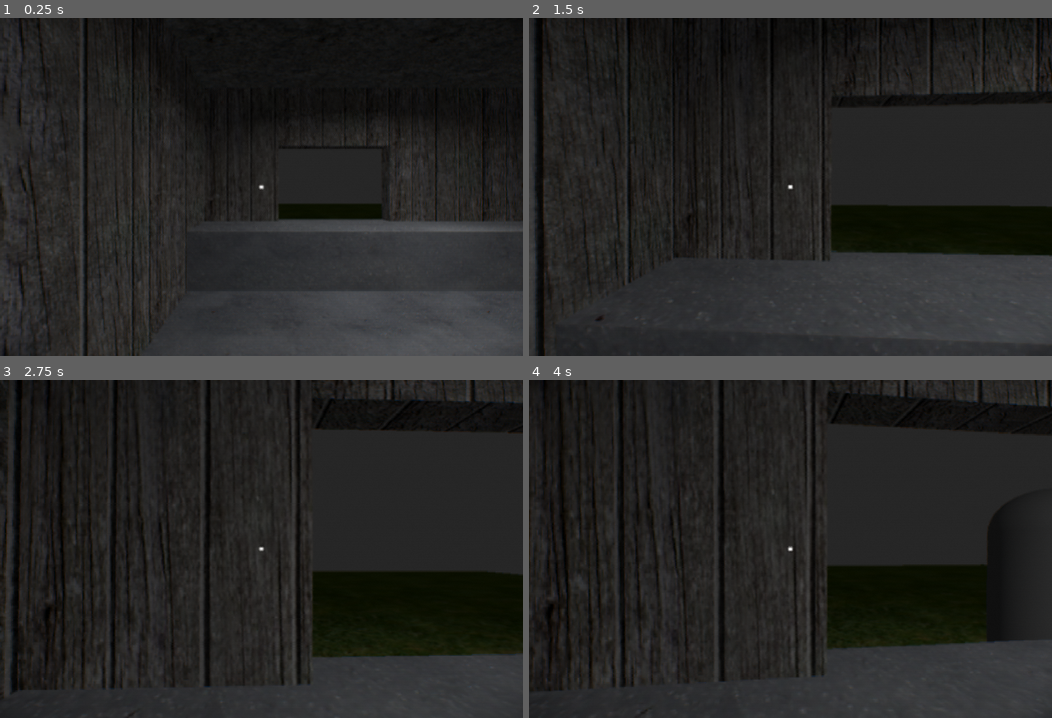
Above: before the commit, frames 1-4 (two rows, left to right).
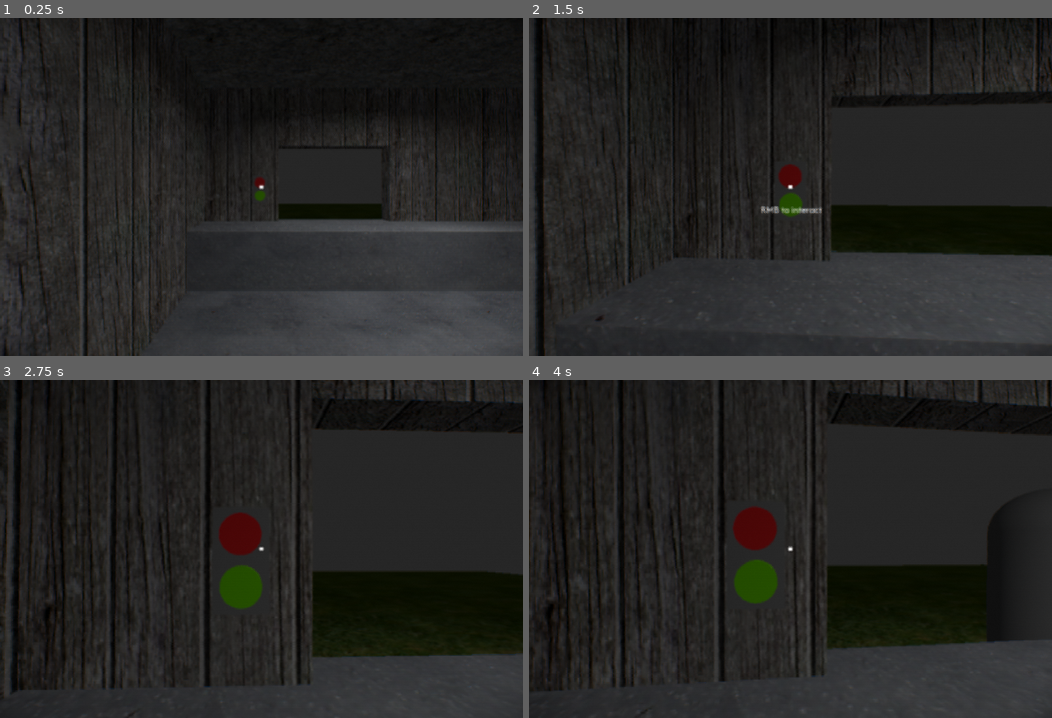
Above: after the commit, the same moments.

Repository: derukaeru/identity
Game: Godot game, scene res://src/scenes/main/main.tscn
Same seed, same stepped clock (60 frames per second), same inputs: the game is played once before the commit and once after it.
Inputs (mouse positions are in pixels of both pictures, inside the frame that each line leads up to):
- Up to frame 1 (0.25 s): no input
- Up to frame 2 (1.5 s): tap Enter at 0.5 s; move the mouse to (816, 187) at 0.52 s; hold W (forward) from 0.53 s (still down); tap Alt at 0.6 s; click (816, 187) at 0.67 s; move the mouse to (764, 187) at 1.27 s; tap Shift at 1.35 s
- Up to frame 3 (2.75 s): keep holding W (forward); move the mouse to (271, 542) at 2.02 s; tap Alt at 2.1 s
- Up to frame 4 (4 s): keep holding W (forward); tap Space at 2.75 s; move the mouse to (785, 555) at 2.77 s; tap Shift at 2.85 s; click (785, 555) at 2.92 s; tap Enter at 3.5 s; move the mouse to (827, 552) at 3.52 s; tap Alt at 3.6 s

The runs differ from the first frame. In frame 1, less than 0.1% of the frame differs, in the area x 48-51%, y 47-55%; in frame 2, 0.6%; in frame 3, 1.6%; in frame 4, 1.7%, in the area x 38-48%, y 37-67%.

Commit message:
feat: added approve and deny button

Diff:
--- a/src/scenes/entities/visitor.gd
+++ b/src/scenes/entities/visitor.gd
@@ -25,7 +25,8 @@
 @export var speed: float = 2.0
 
 func _ready() -> void:
-	pass
+	EventManager.approve_visitor.connect(approved)
+	EventManager.deny_visitor.connect(denied)
 
 func _process(delta: float) -> void:
 	match state:
@@ -36,6 +37,10 @@
 			progress += speed * delta
 
 			if has_arrived():
+				if approved:
+					pass
+				else:
+					pass
 				queue_free()
 		STATES.ENTERING:
 			progress += speed * delta
@@ -49,12 +54,21 @@
 			gave_id = true
 			give_id()
 
-func inspect(approved: bool = false) -> void:
-	pass
+func approved() -> void:
+	if state != STATES.WAITING: return
+	state = STATES.LEAVING
+	accepted = true
+	EventManager.move_visitor.emit(self)
+
+func denied() -> void:
+	if state != STATES.WAITING: return
+	state = STATES.LEAVING
+	accepted = false
+	EventManager.move_visitor.emit(self)
 
 func _on_interactable_component_interacted() -> void:
-	state = STATES.LEAVING
-	EventManager.move_visitor.emit(self)
+	# interrogate
+	pass
 
 func has_arrived() -> bool:
 	if progress_ratio < 1.0: return false
@@ -63,3 +77,4 @@
 func give_id() -> void:
 	var id: Item = load(Registry.UID["id"]).instantiate()
 	EventManager.add_item.emit(id)
+	gave_id = true
--- a/src/scenes/items/id.tscn
+++ b/src/scenes/items/id.tscn
@@ -11,6 +11,7 @@
 [node name="id" type="Area3D" unique_id=1100074241]
 script = ExtResource("1_xbf5n")
 item_name = "id"
+item_scale = 2.0
 metadata/_custom_type_script = "uid://cb3wx8q3miqy4"
 
 [node name="CollisionShape3D" type="CollisionShape3D" parent="." unique_id=1991513318]
--- a/src/scenes/maps/inspection_booth.gd
+++ b/src/scenes/maps/inspection_booth.gd
@@ -8,6 +8,9 @@
 @onready var visitor_spawn: Node3D = $visitor_spawn
 @onready var objects: Node3D = $objects
 @onready var items: Node3D = $items
+
+@onready var deny_button_animation: AnimationPlayer = $objects/deny/DenyButtonAnimation
+@onready var approve_button_animation: AnimationPlayer = $objects/approve/ApproveButtonAnimation
 
 func _ready() -> void:
 	EventManager.move_visitor.connect(move_visitor)
@@ -36,3 +39,11 @@
 
 func add_item(item: Item) -> void:
 	items.add_child(item)
+
+func _on_deny_interacted() -> void:
+	EventManager.deny_visitor.emit()
+	deny_button_animation.play("click")
+
+func _on_approve_interacted() -> void:
+	EventManager.approve_visitor.emit()
+	approve_button_animation.play("click")
--- a/src/scenes/maps/inspection_booth.tscn
+++ b/src/scenes/maps/inspection_booth.tscn
@@ -6,6 +6,7 @@
 [ext_resource type="Texture2D" uid="uid://dfn1vautd7llp" path="res://src/assets/sprites/textures/stone 1.png" id="3_vwel7"]
 [ext_resource type="PackedScene" uid="uid://c3exg7k1p6mx4" path="res://src/scenes/objects/door.tscn" id="5_2jtgy"]
 [ext_resource type="Texture2D" uid="uid://cddk48f5f2d11" path="res://src/assets/sprites/textures/grass2.png" id="6_5x8ml"]
+[ext_resource type="Script" uid="uid://dne60fecxdfcj" path="res://src/scripts/components/interactable_component.gd" id="7_87sxx"]
 
 [sub_resource type="StandardMaterial3D" id="StandardMaterial3D_61erh"]
 albedo_texture = ExtResource("2_vqcny")
@@ -97,6 +98,9 @@
 [sub_resource type="PlaneMesh" id="PlaneMesh_vqcny"]
 size = Vector2(8.5, 5)
 orientation = 2
+
+[sub_resource type="BoxMesh" id="BoxMesh_fyw40"]
+size = Vector3(0.3883667, 0.73791504, 0.14794922)
 
 [sub_resource type="StandardMaterial3D" id="StandardMaterial3D_t4a08"]
 emission_enabled = true
@@ -129,6 +133,111 @@
 point_count = 2
 
 [sub_resource type="Curve3D" id="Curve3D_gaait"]
+_data = {
+"points": PackedVector3Array(0, 0, 0, 0, 0, 0, 2.0966027, 0.050000012, -7.201987, 0, 0, 0, 0, 0, 0, -4.332247, 0.049999714, -7.146986),
+"tilts": PackedFloat32Array(0, 0)
+}
+point_count = 2
+
+[sub_resource type="CylinderShape3D" id="CylinderShape3D_t4a08"]
+height = 0.1
+radius = 0.13964844
+
+[sub_resource type="StandardMaterial3D" id="StandardMaterial3D_1y3c6"]
+albedo_color = Color(0.9999998, 0.16849211, 0.17259133, 1)
+
+[sub_resource type="CylinderMesh" id="CylinderMesh_2yfux"]
+material = SubResource("StandardMaterial3D_1y3c6")
+top_radius = 0.14
+bottom_radius = 0.14
+height = 0.1
+
+[sub_resource type="Animation" id="Animation_1y3c6"]
+length = 0.001
+tracks/0/type = "value"
+tracks/0/imported = false
+tracks/0/enabled = true
+tracks/0/path = NodePath("MeshInstance3D:position")
+tracks/0/interp = 1
+tracks/0/loop_wrap = true
+tracks/0/keys = {
+"times": PackedFloat32Array(0),
+"transitions": PackedFloat32Array(1),
+"update": 0,
+"values": [Vector3(0, 0, 0)]
+}
+
+[sub_resource type="Animation" id="Animation_87sxx"]
+resource_name = "click"
+length = 0.3
+tracks/0/type = "value"
+tracks/0/imported = false
+tracks/0/enabled = true
+tracks/0/path = NodePath("MeshInstance3D:position")
+tracks/0/interp = 1
+tracks/0/loop_wrap = true
+tracks/0/keys = {
+"times": PackedFloat32Array(0, 0.15, 0.3),
+"transitions": PackedFloat32Array(1, 1, 1),
+"update": 0,
+"values": [Vector3(0, 0, 0), Vector3(0, -0.055, 0), Vector3(0, 0, 0)]
+}
+
+[sub_resource type="AnimationLibrary" id="AnimationLibrary_1y3c6"]
+_data = {
+&"RESET": SubResource("Animation_1y3c6"),
+&"click": SubResource("Animation_87sxx")
+}
+
+[sub_resource type="CylinderShape3D" id="CylinderShape3D_la05k"]
+height = 0.1
+radius = 0.14
+
+[sub_resource type="StandardMaterial3D" id="StandardMaterial3D_gaait"]
+albedo_color = Color(0.51666665, 1, 0, 1)
+
+[sub_resource type="CylinderMesh" id="CylinderMesh_ifoc3"]
+material = SubResource("StandardMaterial3D_gaait")
+top_radius = 0.14
+bottom_radius = 0.14
+height = 0.1
+
+[sub_resource type="Animation" id="Animation_lmu62"]
+length = 0.001
+tracks/0/type = "value"
+tracks/0/imported = false
+tracks/0/enabled = true
+tracks/0/path = NodePath("MeshInstance3D:position")
+tracks/0/interp = 1
+tracks/0/loop_wrap = true
+tracks/0/keys = {
+"times": PackedFloat32Array(0),
+"transitions": PackedFloat32Array(1),
+"update": 0,
+"values": [Vector3(0, 0, 0)]
+}
+
+[sub_resource type="Animation" id="Animation_gaait"]
+resource_name = "click"
+length = 0.3
+tracks/0/type = "value"
+tracks/0/imported = false
+tracks/0/enabled = true
+tracks/0/path = NodePath("MeshInstance3D:position")
+tracks/0/interp = 1
+tracks/0/loop_wrap = true
+tracks/0/keys = {
+"times": PackedFloat32Array(0, 0.15, 0.3),
+"transitions": PackedFloat32Array(1, 1, 1),
+"update": 0,
+"values": [Vector3(0, 0, 0), Vector3(0, -0.055, 0), Vector3(0, 0, 0)]
+}
+
+[sub_resource type="AnimationLibrary" id="AnimationLibrary_lmu62"]
+_data = {
+&"RESET": SubResource("Animation_lmu62"),
+&"click": SubResource("Animation_gaait")
+}
 
 [node name="inspection_booth" type="Node3D" unique_id=307662637]
 script = ExtResource("1_vn5op")
@@ -220,6 +329,10 @@
 cast_shadow = 2
 mesh = SubResource("PlaneMesh_vqcny")
 
+[node name="MeshInstance3D" type="MeshInstance3D" parent="walls" unique_id=818188826]
+transform = Transform3D(1, 0, 0, 0, 1, 0, 0, 0, 1, -4.4866076, 2.1300116, -5.0258503)
+mesh = SubResource("BoxMesh_fyw40")
+
 [node name="SpotLight3D" type="SpotLight3D" parent="." unique_id=1936480614]
 transform = Transform3D(1, 0, 0, 0, -4.371139e-08, 1, 0, -1, -4.371139e-08, 2.8307047, 4.793444, -2.6087983)
 spot_range = 12.97767
@@ -254,5 +367,36 @@
 
 [node name="objects" type="Node3D" parent="." unique_id=1276245763]
 
+[node name="deny" type="Area3D" parent="objects" unique_id=1168760912]
+transform = Transform3D(1, 0, 0, 0, -4.371139e-08, -1, 0, 1, -4.371139e-08, -0.045131616, 2.3062398, -5.9304304)
+script = ExtResource("7_87sxx")
+metadata/_custom_type_script = "uid://dne60fecxdfcj"
+
+[node name="CollisionShape3D" type="CollisionShape3D" parent="objects/deny" unique_id=218847938]
+shape = SubResource("CylinderShape3D_t4a08")
+
+[node name="MeshInstance3D" type="MeshInstance3D" parent="objects/deny" unique_id=1417348004]
+mesh = SubResource("CylinderMesh_2yfux")
+
+[node name="DenyButtonAnimation" type="AnimationPlayer" parent="objects/deny" unique_id=262356705]
+libraries/ = SubResource("AnimationLibrary_1y3c6")
+
+[node name="approve" type="Area3D" parent="objects" unique_id=1419094690]
+transform = Transform3D(1, 0, 0, 0, 2.9802322e-08, -1, 0, 1, 2.9802322e-08, -0.040380195, 1.9578009, -5.9338)
+script = ExtResource("7_87sxx")
+metadata/_custom_type_script = "uid://dne60fecxdfcj"
+
+[node name="CollisionShape3D" type="CollisionShape3D" parent="objects/approve" unique_id=1634563425]
+shape = SubResource("CylinderShape3D_la05k")
+
+[node name="MeshInstance3D" type="MeshInstance3D" parent="objects/approve" unique_id=1093774588]
+mesh = SubResource("CylinderMesh_ifoc3")
+
+[node name="ApproveButtonAnimation" type="AnimationPlayer" parent="objects/approve" unique_id=1771874616]
+libraries/ = SubResource("AnimationLibrary_lmu62")
+
 [node name="items" type="Node3D" parent="." unique_id=1048745679]
 transform = Transform3D(1, 0, 0, 0, 1, 0, 0, 0, 1, 2.3034914, 1.2847733, -5.8005905)
+
+[connection signal="interacted" from="objects/deny" to="." method="_on_deny_interacted"]
+[connection signal="interacted" from="objects/approve" to="." method="_on_approve_interacted"]
--- a/src/scenes/menu/loading_screen.gd
+++ b/src/scenes/menu/loading_screen.gd
@@ -8,7 +8,7 @@
 	await animation.animation_finished
 	loading_screen_ready.emit()
 
-func _on_progress_changed(_value) -> void:
+func _on_progress_changed(_value: float) -> void:
 	pass
 
 func _on_loading_finished() -> void:
--- a/src/scenes/menu/ui.gd
+++ b/src/scenes/menu/ui.gd
@@ -8,6 +8,8 @@
 
 @onready var inspection_ui: Control = $inspection
 @onready var object_pivot: Node3D = $inspection/SubViewportContainer/SubViewport/Node3D/ObjectPivot
+
+@onready var questions_container: VBoxContainer = $dialogue_panel/questions
 
 @export var rotation_speed: float = 0.002
 var dragging: bool = false
@@ -90,12 +92,19 @@
 	Util.mouse_visible()
 
 	object_pivot.rotation = Vector3.ZERO
+	object_pivot.scale = Vector3.ONE
 
 	for c in object_pivot.get_children():
 		object_pivot.remove_child(c)
 
 	object_pivot.add_child(item.duplicate())
+	object_pivot.scale = object_pivot.scale * item.item_scale
 
 func _on_exit_pressed() -> void:
 	inspection_ui.hide()
 	Util.mouse_captured()
+
+func set_questions(questions: Array[String]) -> void:
+	var qboxes: Array[Node] = questions_container.get_children()
+	for i in range(questions.size()):
+		qboxes[i].text = questions[i]
--- a/src/scenes/menu/ui.tscn
+++ b/src/scenes/menu/ui.tscn
@@ -9,6 +9,9 @@
 
 [sub_resource type="LabelSettings" id="LabelSettings_atyx7"]
 font_size = 32
+
+[sub_resource type="StyleBoxFlat" id="StyleBoxFlat_2yfux"]
+bg_color = Color(0, 0, 0, 0.1882353)
 
 [sub_resource type="StyleBoxEmpty" id="StyleBoxEmpty_atyx7"]
 
@@ -71,6 +74,32 @@
 label_settings = SubResource("LabelSettings_atyx7")
 autowrap_mode = 3
 clip_text = true
+
+[node name="questions" type="VBoxContainer" parent="dialogue_panel" unique_id=148124826]
+visible = false
+layout_mode = 0
+offset_left = 675.0
+offset_top = -172.0
+offset_right = 1224.0
+offset_bottom = -13.0
+
+[node name="option_1" type="Button" parent="dialogue_panel/questions" unique_id=1716677889]
+layout_mode = 2
+size_flags_vertical = 3
+theme_override_font_sizes/font_size = 24
+theme_override_styles/normal = SubResource("StyleBoxFlat_2yfux")
+
+[node name="option_2" type="Button" parent="dialogue_panel/questions" unique_id=898515675]
+layout_mode = 2
+size_flags_vertical = 3
+theme_override_font_sizes/font_size = 24
+theme_override_styles/normal = SubResource("StyleBoxFlat_2yfux")
+
+[node name="option_3" type="Button" parent="dialogue_panel/questions" unique_id=432196427]
+layout_mode = 2
+size_flags_vertical = 3
+theme_override_font_sizes/font_size = 24
+theme_override_styles/normal = SubResource("StyleBoxFlat_2yfux")
 
 [node name="crosshair" type="ColorRect" parent="." unique_id=1290693385]
 anchors_preset = 8
--- a/src/scripts/autoloads/event_manager.gd
+++ b/src/scripts/autoloads/event_manager.gd
@@ -20,3 +20,6 @@
 signal add_item(item: Item)
 
 signal inspect_item(item: Item)
+
+signal deny_visitor
+signal approve_visitor
--- a/src/scripts/autoloads/registry.gd
+++ b/src/scripts/autoloads/registry.gd
@@ -11,5 +11,5 @@
 	"inspection_booth": "uid://b12gw2hen6oqb",
 
 	"visitor": "uid://cbohr47pmqp04",
-	"id": "uid://b48tkcuhiqvuf"
+	"id": "uid://b48tkcuhiqvuf",
 }
--- a/src/scripts/components/item.gd
+++ b/src/scripts/components/item.gd
@@ -1,6 +1,7 @@
 class_name Item extends InteractableComponent
 
 @export var item_name: String = ""
+@export var item_scale: float = 1.0
 
 func _ready() -> void:
 	pass
